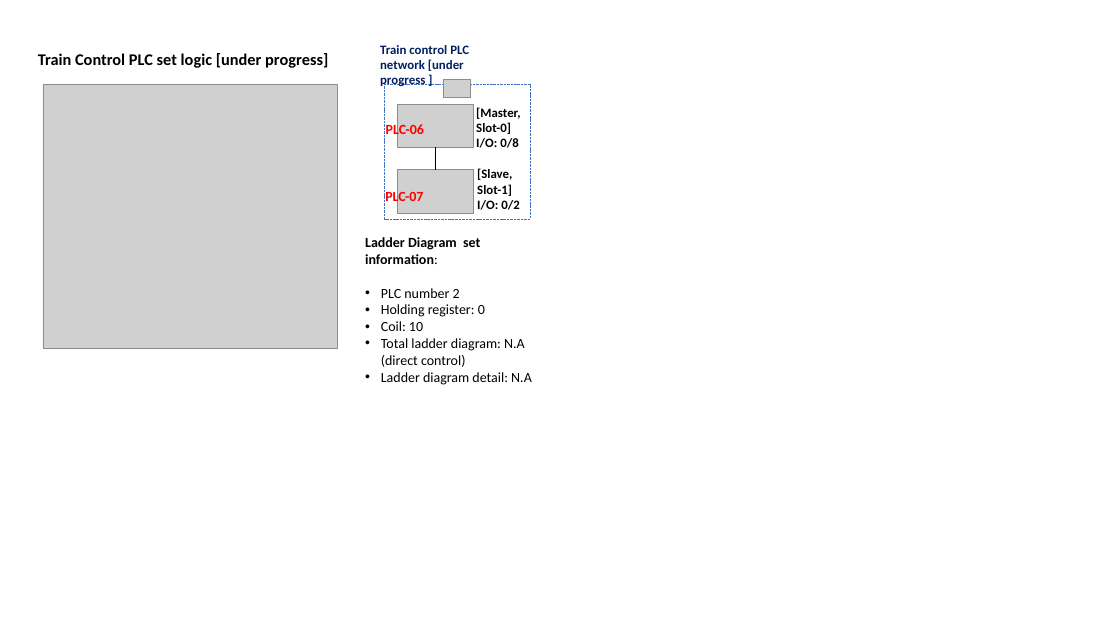
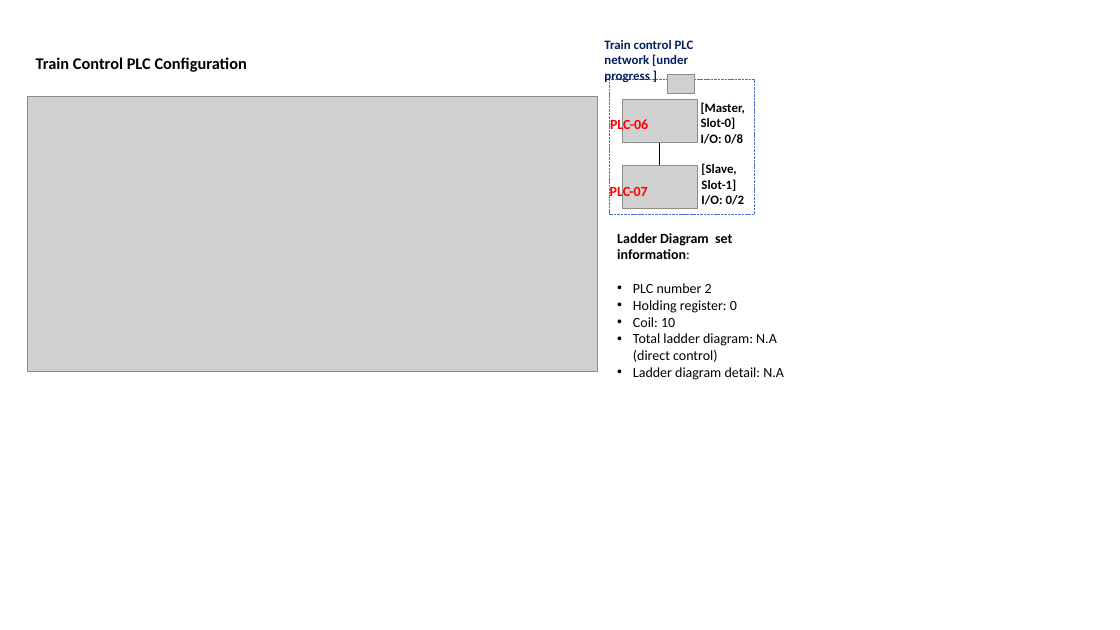
Before and after one commit to mrminhaz87/Railway-IT-OT-Demo, a slide deck: slide 17 of doc/designDoc.pptx (slide 15 before the commit). Drawn at 1120x630 pixels with LibreOffice and Linux fonts; fonts in the diff are those of the drawing; grey boxes stand for pictures. Boxes give left, top, right and bottom in pixels: in the first picture for what was removed or moved away, otherwise in the second. Text is boxed around its words. In the diff, an @@ line names an element or a change of style, - is before the commit and + after.

Commit message:
Update  the Railway Trains Sensor-Power System Control PLC Simulator design document.

```diff
--- a/doc/designDoc.pptx
+++ b/doc/designDoc.pptx
@@ text at [36, 57, 247, 72]: text changed @@
-Train Control PLC set logic [under progress]
+Train Control PLC Configuration
@@ picture removed at [43, 84, 338, 348] @@
@@ picture added at [28, 96, 598, 371] @@
@@ 5 texts, 3 pictures, 1 rectangle, 1 line: place and size @@
-5 texts, 3 pictures, 1 rectangle, 1 line at [380, 45, 530, 219]
+5 texts, 3 pictures, 1 rectangle, 1 line at [604, 40, 755, 215]
@@ text "Ladder Diagram set information:": place and size @@
-text "Ladder Diagram set information:" at [365, 237, 532, 385]
+text "Ladder Diagram set information:" at [617, 233, 784, 380]
```
Also in this commit, not shown: 1 other slide changed, 2 slides added, 9 other files.
